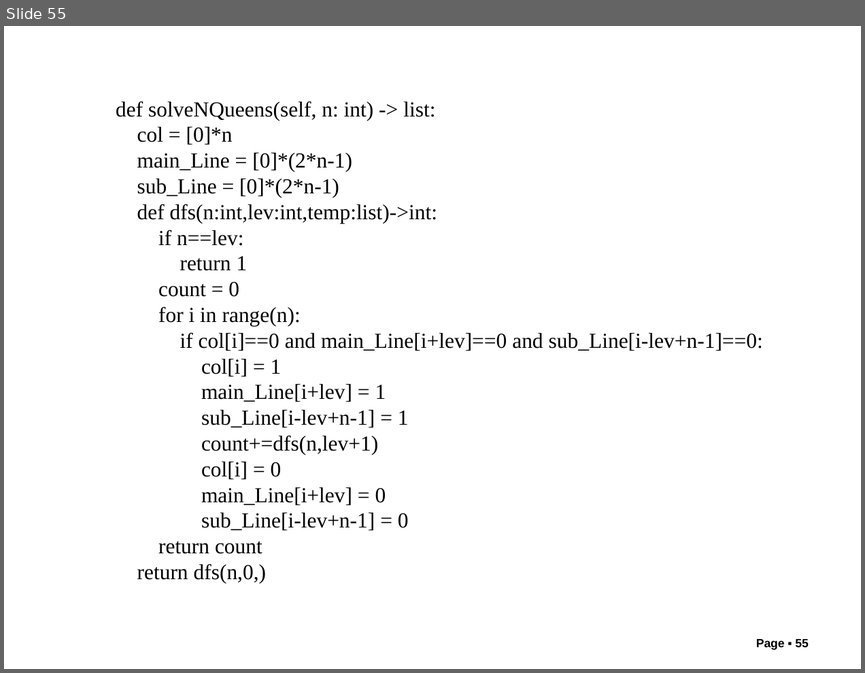
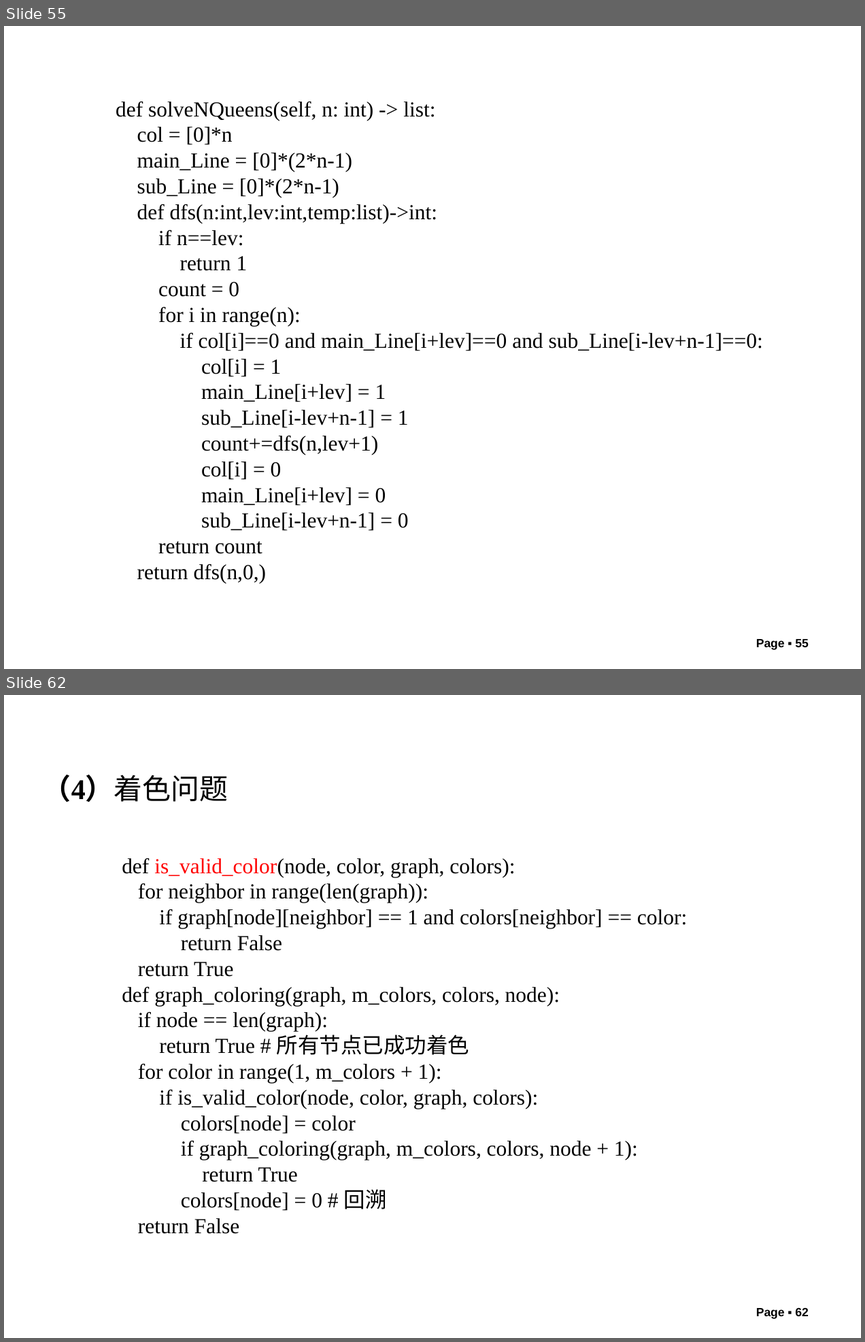
Before and after one commit to liutongling/DP, a slide deck: file/第6章 回朔法.pptx. Shown one above the other, each under a label of ours: slide 55 before the commit, slides 55 and 62 after it; the slides between them are not shown. The pictures are 865x673 and 865x1342 pixels, drawn with LibreOffice and Linux fonts; fonts in the diff are those of the drawing; background and template pictures are left out. Boxes give left, top, right and bottom in pixels: in the first picture for what was removed or moved away, otherwise in the second. Text is boxed around its words. In the diff, an @@ line names an element or a change of style, - is before the commit and + after.

```diff
--- a/file/第6章 回朔法.pptx
+++ b/file/第6章 回朔法.pptx
@@ slide 62 added at bbox=[4, 695, 861, 1338], background #FFFFFF @@
@@ text added at bbox=[43, 775, 228, 802], 24 pt, text #000000 @@
+（4）着色问题
@@ text added at bbox=[122, 858, 687, 1234], 18 pt, text #000000 @@
+def is_valid_color(node, color, graph, colors):
+for neighbor in range(len(graph)):
+if graph[node][neighbor] == 1 and colors[neighbor] == color:
+return False
+return True
+def graph_coloring(graph, m_colors, colors, node):
+if node == len(graph):
+return True # 所有节点已成功着色
+for color in range(1, m_colors + 1):
+if is_valid_color(node, color, graph, colors):
+colors[node] = color
+if graph_coloring(graph, m_colors, colors, node + 1):
+return True
+colors[node] = 0 # 回溯
+return False
@@ page number added at bbox=[756, 1308, 808, 1319], 10 pt, text #000000, bold @@
+Page ▪ 62
```
Also in this commit, not shown: 2 slides changed, 6 other slides added, 3 other files.
